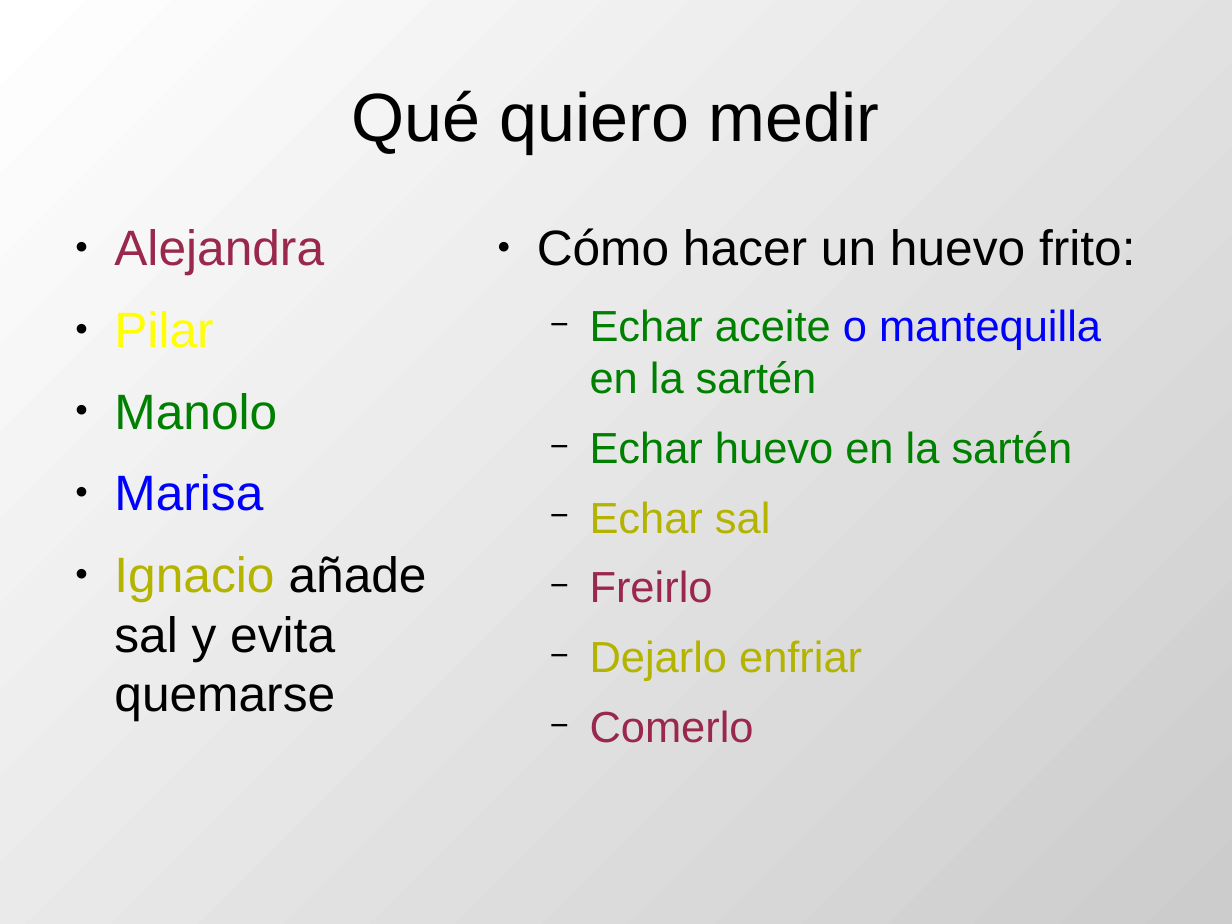
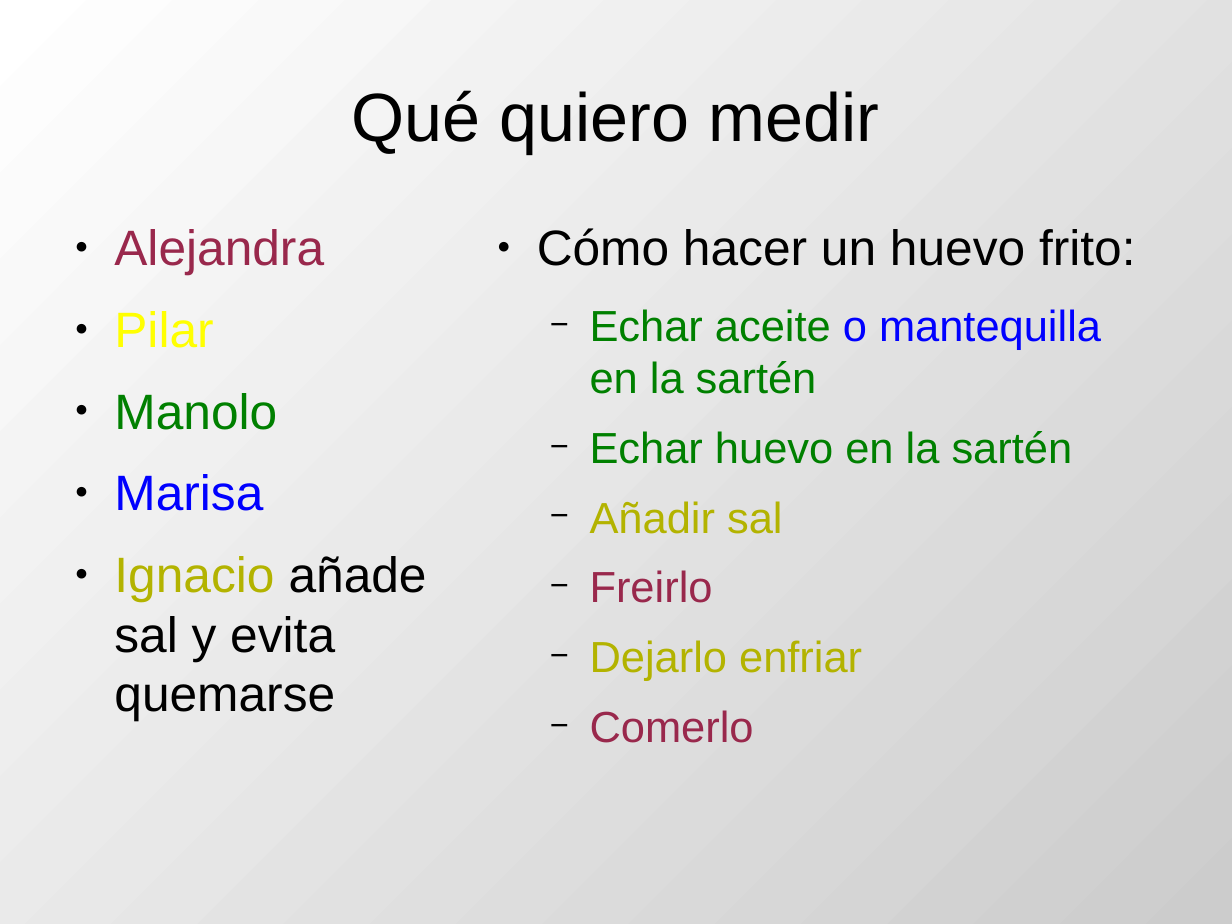
Before and after one commit to DrPantera/wikis4education, a slide deck: slide 14 of uca-2014/tema-5-EvaluacionWikis.odp. Drawn at 1232x924 pixels with LibreOffice and Linux fonts; fonts in the diff are those of the drawing. Boxes give left, top, right and bottom in pixels: in the first picture for what was removed or moved away, otherwise in the second. Text is boxed around its words. In the diff, an @@ line names an element or a change of style, - is before the commit and + after.

```diff
--- a/uca-2014/tema-5-EvaluacionWikis.odp
+++ b/uca-2014/tema-5-EvaluacionWikis.odp
@@ text at (590, 501, 783, 534): text changed @@
-  − Echar sal
+  − Añadir sal
```
Also in this commit, not shown: 4 other slides changed, 5 slides added, 6 other files.
